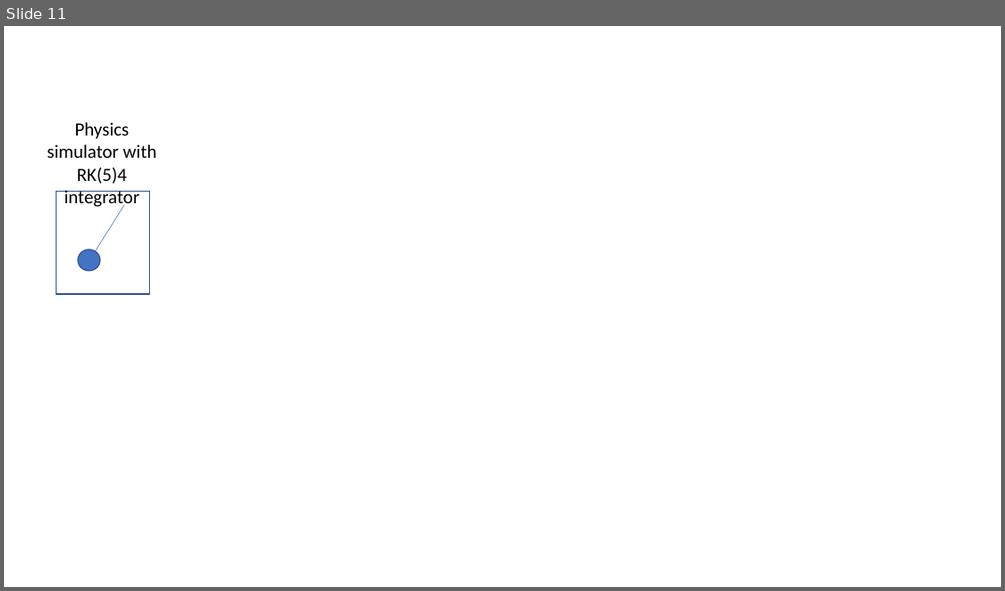
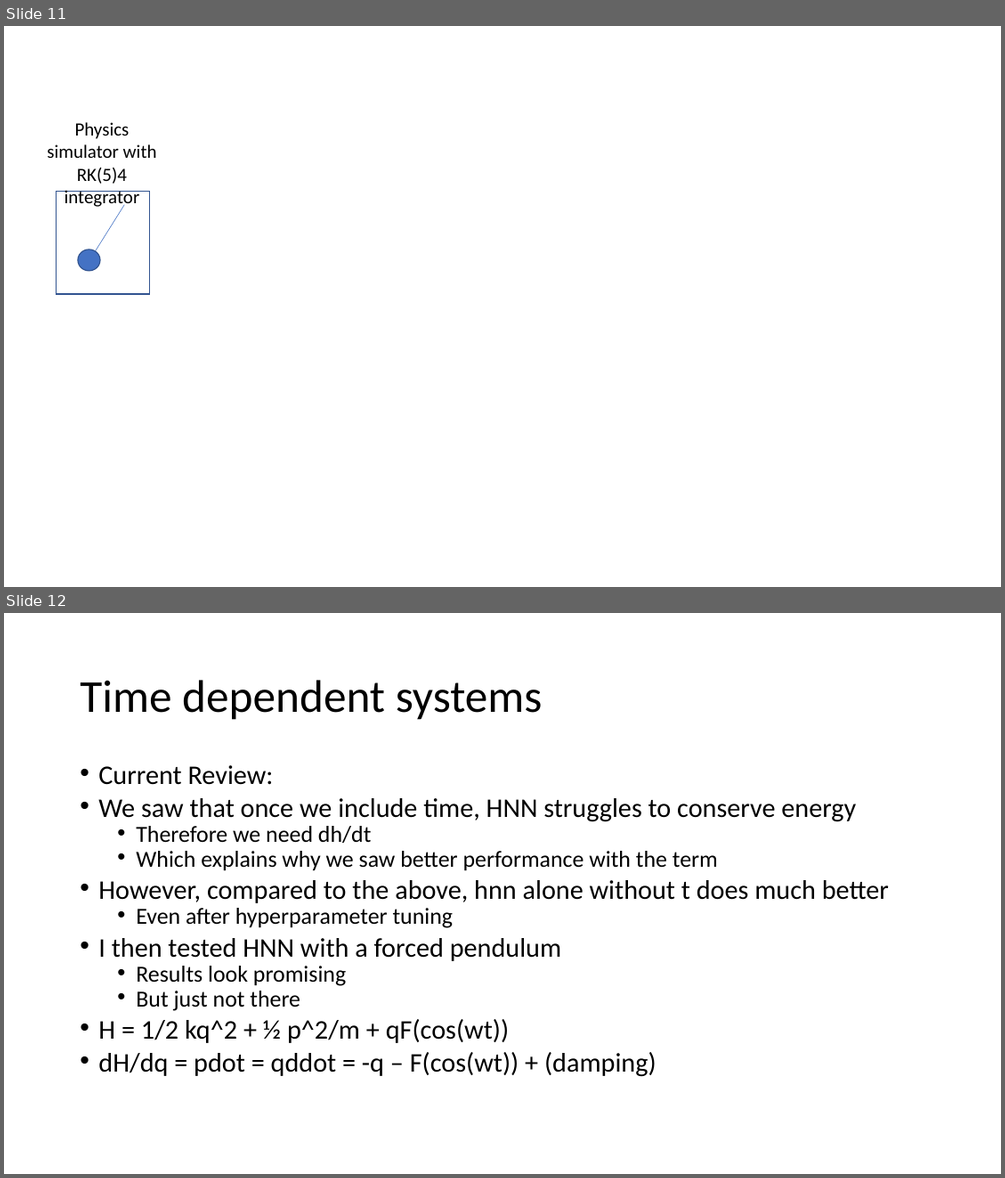
Before and after one commit to shaandesai1/chaos_systems, a slide deck: experiments.pptx. Shown one above the other, each under a label of ours: slide 11 before the commit, slides 11 and 12 after it. The pictures are 1005x591 and 1005x1178 pixels, drawn with LibreOffice and Linux fonts; fonts in the diff are those of the drawing. Boxes give left, top, right and bottom in pixels: in the first picture for what was removed or moved away, otherwise in the second. Text is boxed around its words. In the diff, an @@ line names an element or a change of style, - is before the commit and + after.

```diff
--- a/experiments.pptx
+++ b/experiments.pptx
@@ slide 12 added at (4,613,1001,1174), background #FFFFFF @@
@@ title added at (80,680,542,720), 44 pt, text #000000 @@
+Time dependent systems
@@ text added at (98,765,889,1077), 25.9 pt, text #000000 @@
+• Current Review:
+• We saw that once we include time, HNN struggles to conserve energy
+  • Therefore we need dh/dt
+  • Which explains why we saw better performance with the term
+• However, compared to the above, hnn alone without t does much better
+  • Even after hyperparameter tuning
+• I then tested HNN with a forced pendulum
+  • Results look promising
+  • But just not there
+• H = 1/2 kq^2 + ½ p^2/m + qF(cos(wt))
+• dH/dq = pdot = qddot = -q – F(cos(wt)) + (damping)
```
Also in this commit, not shown: 1 other slide added, 1 slide removed, 9 other files.
